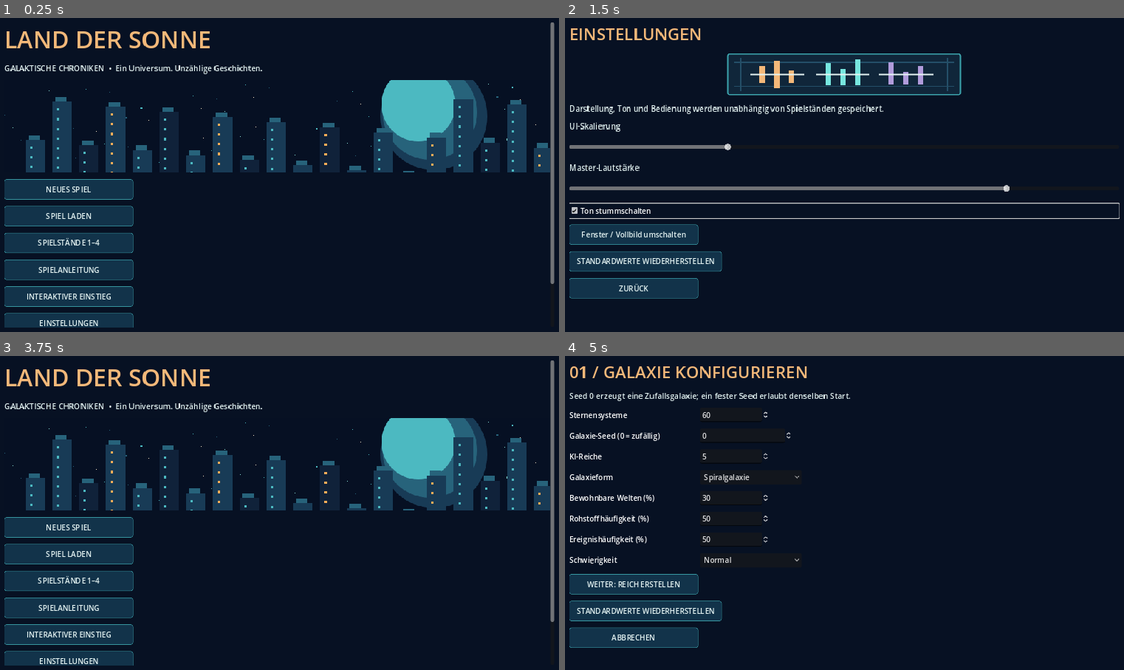
Above: before the commit, frames 1-4 (two rows, left to right).
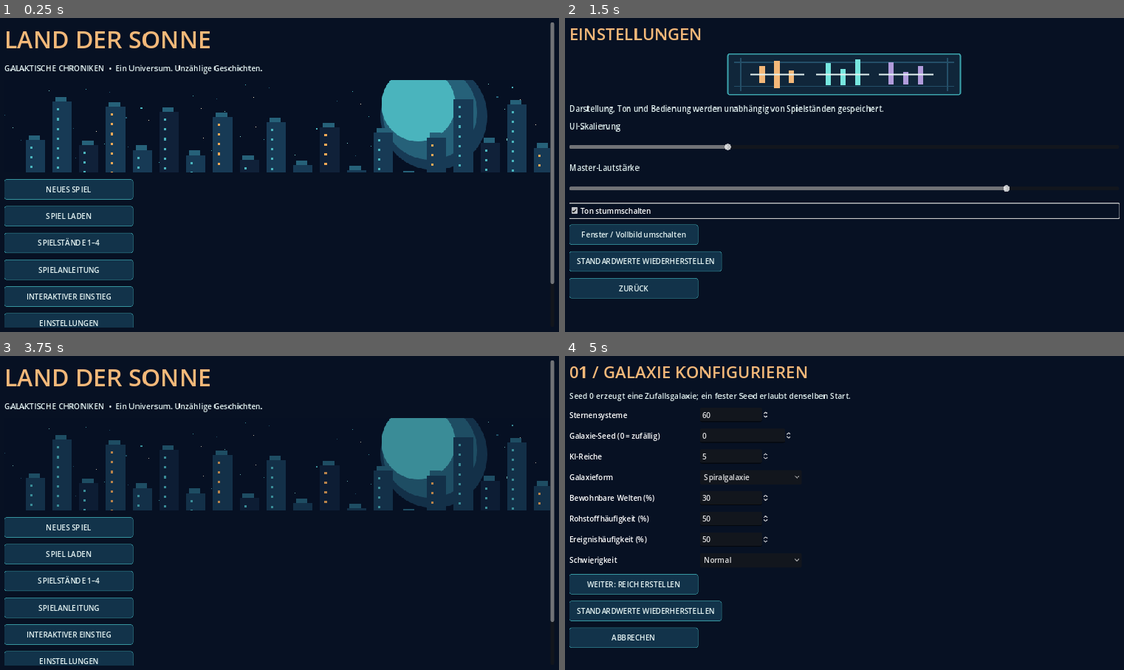
Above: after the commit, the same moments.

Repository: justuslaier-cmyk/Land-der-Sonne
Game: Godot game, scene res://scenes/galaxy.tscn
The game is run twice, just before and just after one commit, with the same random seed, the same clock (stepped at 60 frames per second) and the same inputs.
Inputs:
- Up to frame 1 (0.25 s): no input
- Up to frame 2 (1.5 s): click "EINSTELLUNGEN" at 0.5 s; click "Ton stummschalten" at 1.25 s
- Up to frame 3 (3.75 s): click "Fenster / Vollbild umschalten" at 2 s; click "STANDARDWERTE WIEDERHERSTELLEN" at 2.75 s; click "ZURÜCK" at 3.5 s
- Up to frame 4 (5 s): click "NEUES SPIEL" at 4.25 s

The runs differ from the first frame. In frame 3, 2.4% of the frame differs, in the area x 2-97%, y 19-50%; in frame 4, nothing differs.

Commit message:
feat(P4.2): original procedural ambient soundtrack and SFX, persistent audio buses, UI feedback and transitions with regression tests

Diff:
--- /dev/null
+++ b/game/scripts/galaxy/galaxy_audio.gd
@@ -0,0 +1,90 @@
+extends Node
+class_name GalaxyAudio
+
+# Original procedural soundtrack and effects; no external audio samples or licenses.
+const SAMPLE_RATE := 22050
+const MUSIC_SECONDS := 8
+var music_player: AudioStreamPlayer
+var effects_player: AudioStreamPlayer
+var enabled := true
+
+func _ready() -> void:
+    _ensure_buses()
+    music_player = AudioStreamPlayer.new()
+    music_player.bus = "Music"
+    add_child(music_player)
+    effects_player = AudioStreamPlayer.new()
+    effects_player.bus = "SFX"
+    add_child(effects_player)
+    music_player.stream = create_ambient()
+    music_player.volume_db = -17.0
+    effects_player.volume_db = -9.0
+    if not Engine.is_editor_hint():
+        music_player.play()
+
+static func _ensure_buses() -> void:
+    for name in ["Music", "SFX"]:
+        if AudioServer.get_bus_index(name) < 0:
+            AudioServer.add_bus()
+            AudioServer.set_bus_name(AudioServer.bus_count - 1, name)
+        AudioServer.set_bus_send(AudioServer.get_bus_index(name), "Master")
+
+static func _wave(samples: PackedFloat32Array, looping: bool) -> AudioStreamWAV:
+    var bytes := PackedByteArray()
+    bytes.resize(samples.size() * 2)
+    for i in range(samples.size()):
+        var value: int = clampi(int(round(samples[i] * 32767.0)), -32768, 32767)
+        bytes.encode_s16(i * 2, value)
+    var stream := AudioStreamWAV.new()
+    stream.format = AudioStreamWAV.FORMAT_16_BITS
+    stream.mix_rate = SAMPLE_RATE
+    stream.stereo = false
+    stream.data = bytes
+    if looping:
+        stream.loop_mode = AudioStreamWAV.LOOP_FORWARD
+        stream.loop_begin = 0
+        stream.loop_end = samples.size()
+    return stream
+
+static func create_ambient() -> AudioStreamWAV:
+    # Eight-second seamlessly repeating minor-pentatonic pad with soft harmonics.
+    var samples := PackedFloat32Array()
+    samples.resize(SAMPLE_RATE * MUSIC_SECONDS)
+    var notes := [110.0, 130.8128, 164.8138, 196.0]
+    for i in range(samples.size()):
+        var t := float(i) / float(SAMPLE_RATE)
+        var phase := t / float(MUSIC_SECONDS)
+        var value := 0.0
+        for n in range(notes.size()):
+            var f: float = notes[n]
+            var pulse := 0.7 + 0.3 * sin(TAU * (phase + float(n) / 4.0))
+            value += (sin(TAU * f * t) + 0.19 * sin(TAU * f * 2.0 * t)) * pulse * 0.047
+        # Match loop endpoints with a short crossfade envelope.
+        var fade := minf(1.0, minf(t, float(MUSIC_SECONDS) - t) / 0.16)
+        samples[i] = value * fade
+    return _wave(samples, true)
+
+static func create_effect(kind: String) -> AudioStreamWAV:
+    var duration := 0.30 if kind == "event" else 0.12 if kind == "click" else 0.20
+    var samples := PackedFloat32Array()
+    samples.resize(int(SAMPLE_RATE * duration))
+    for i in range(samples.size()):
+        var t := float(i) / float(SAMPLE_RATE)
+        var progress := t / duration
+        var freq := (310.0 + 190.0 * progress) if kind == "select" else (280.0 - 90.0 * progress) if kind == "event" else (540.0 - 180.0 * progress)
+        var envelope := pow(1.0 - progress, 2.0) * minf(1.0, t * 140.0)
+        samples[i] = sin(TAU * freq * t) * envelope * 0.24
+    return _wave(samples, false)
+
+func play_effect(kind: String = "click") -> void:
+    if enabled and is_instance_valid(effects_player):
+        effects_player.stream = create_effect(kind)
+        effects_player.play()
+
+func set_music_enabled(value: bool) -> void:
+    enabled = value
+    if is_instance_valid(music_player):
+        if value and not music_player.playing:
+            music_player.play()
+        elif not value:
+            music_player.stop()
--- a/game/scripts/galaxy/galaxy_ui.gd
+++ b/game/scripts/galaxy/galaxy_ui.gd
@@ -2,6 +2,7 @@
 
 const UiComponents = preload("res://scripts/galaxy/galaxy_ui_components.gd")
 const Comfort = preload("res://scripts/galaxy/galaxy_comfort.gd")
+const AudioDirector = preload("res://scripts/galaxy/galaxy_audio.gd")
 const OPTIONS_ART = preload("res://assets/art/ui_comfort_panel.svg")
 
 const BG := GalaxyVisualTheme.BACKGROUND
@@ -35,9 +36,13 @@
 var comfort: Dictionary = Comfort.defaults()
 var options_return: String = "menu"
 var onboarding_dismissed: bool = false
+var audio_director: GalaxyAudio
 
 func _ready() -> void:
     get_window().title = "Land der Sonne | Galaktische Chroniken"
+    audio_director = AudioDirector.new()
+    audio_director.name = "GalaxyAudioDirector"
+    add_child(audio_director)
     comfort = Comfort.load_preferences()
     _apply_comfort()
     _show_menu()
@@ -124,6 +129,8 @@
 
 func _clear() -> void:
     for child in get_children():
+        if child == audio_director:
+            continue
         remove_child(child)
         child.queue_free()
     var backdrop := ColorRect.new()
@@ -169,7 +176,13 @@
     UiComponents.apply_icon(button)
 
 func _button(value: String, callback: Callable) -> void:
-    root.add_child(UiComponents.action_button(value, callback))
+    var button := UiComponents.action_button(value, callback)
+    button.pressed.connect(func(): _play_ui_sound("click"))
+    root.add_child(button)
+
+func _play_ui_sound(kind: String = "click") -> void:
+    if is_instance_valid(audio_director):
+        audio_director.play_effect(kind)
 
 func _begin_new_game() -> void:
     # A fresh wizard must not inherit settings or identity from a previous game.
@@ -637,6 +650,7 @@
     for spec in [["PAUSE / WEITER", _toggle_pause], ["1×", func(): _set_speed(1)], ["2×", func(): _set_speed(2)], ["4×" …(572 unchanged characters)…
         var button: Button = UiComponents.action_button(str(spec[0]), spec[1], true)
         button.custom_minimum_size.y = 42
+        button.pressed.connect(func(): _play_ui_sound("click"))
         bar.add_child(button)
     var search_row := HBoxContainer.new()
     root.add_child(search_row)
@@ -840,6 +854,7 @@
                 found = int(star["id"])
         if found >= 0:
             selected = found
+            _play_ui_sound("select")
             world["selected"] = selected
             notice = ""
             _show_galaxy()
@@ -922,7 +937,9 @@
     galaxy_details.add_child(label)
 
 func _side_button(value: String, callback: Callable) -> void:
-    galaxy_details.add_child(UiComponents.action_button(value, callback, true))
+    var button := UiComponents.action_button(value, callback, true)
+    button.pressed.connect(func(): _play_ui_sound("click"))
+    galaxy_details.add_child(button)
 
 func _move_fleet() -> void:
     var preview: Dictionary = GalaxySystems.route_preview(world, selected)
@@ -1428,6 +1445,7 @@
 
 func _show_event() -> void:
     screen = "event"
+    _play_ui_sound("event")
     _clear()
     var kind := str(world["pending_event"])
     _event_card_header(kind)
@@ -1512,6 +1530,9 @@
         image.stretch_mode = TextureRect.STRETCH_KEEP_ASPECT_COVERED
         image.texture_filter = CanvasItem.TEXTURE_FILTER_NEAREST
         root.add_child(image)
+        image.modulate.a = 0.0
+        var reveal := create_tween()
+        reveal.tween_property(image, "modulate:a", 1.0, 0.28).set_trans(Tween.TRANS_SINE)
         return
     # Preserve a functional fallback if an art resource fails to import.
     var canvas := Control.new()
--- /dev/null
+++ b/game/tests/galaxy_audio_animation_test.gd
@@ -0,0 +1,59 @@
+extends SceneTree
+
+const Audio = preload("res://scripts/galaxy/galaxy_audio.gd")
+const UI = preload("res://scripts/galaxy/galaxy_ui.gd")
+const Comfort = preload("res://scripts/galaxy/galaxy_comfort.gd")
+
+func _initialize() -> void:
+    call_deferred("_run")
+
+func _run() -> void:
+    var audio := Audio.new()
+    root.add_child(audio)
+    await process_frame
+    for bus in ["Master", "Music", "SFX"]:
+        if AudioServer.get_bus_index(bus) < 0:
+            _fail("Missing audio bus: " + bus)
+            return
+    var ambient := Audio.create_ambient()
+    if ambient == null or ambient.loop_mode != AudioStreamWAV.LOOP_FORWARD or ambient.data.size() != Audio.SAMPLE_RATE * Audio.MUSIC_SECONDS * 2:
+        _fail("Original looping soundtrack invalid")
+        return
+    for kind in ["click", "select", "event"]:
+        var sound := Audio.create_effect(kind)
+        if sound == null or sound.data.is_empty() or sound.loop_mode != AudioStreamWAV.LOOP_DISABLED:
+            _fail("Original SFX invalid: " + kind)
+            return
+        audio.play_effect(kind)
+    var ui := UI.new()
+    root.add_child(ui)
+    await process_frame
+    if not is_instance_valid(ui.audio_director):
+        _fail("Audio director not persistent in game UI")
+        return
+    ui._show_menu()
+    ui._show_empire()
+    ui._show_review()
+    if not is_instance_valid(ui.audio_director):
+        _fail("Navigation destroyed audio director")
+        return
+    ui._set_comfort("volume", 25)
+    ui._set_comfort("muted", true)
+    var master := AudioServer.get_bus_index("Master")
+    if not AudioServer.is_bus_mute(master) or absf(db_to_linear(AudioServer.get_bus_volume_db(master)) - 0.25) > 0.02:
+        _fail("Master volume/mute setting not applied")
+        return
+    ui._set_comfort("muted", false)
+    if AudioServer.is_bus_mute(master):
+        _fail("Unmute setting not applied")
+        return
+    ui._set_comfort("volume", 80)
+    Comfort.save_preferences(Comfort.defaults())
+    ui.queue_free()
+    audio.queue_free()
+    print("GALAXY_AUDIO_ANIMATION_PASS: original soundtrack, SFX, buses, UI persistence and volume/mute")
+    quit(0)
+
+func _fail(message: String) -> void:
+    push_error("GALAXY_AUDIO_ANIMATION_FAILURE: " + message)
+    quit(1)
